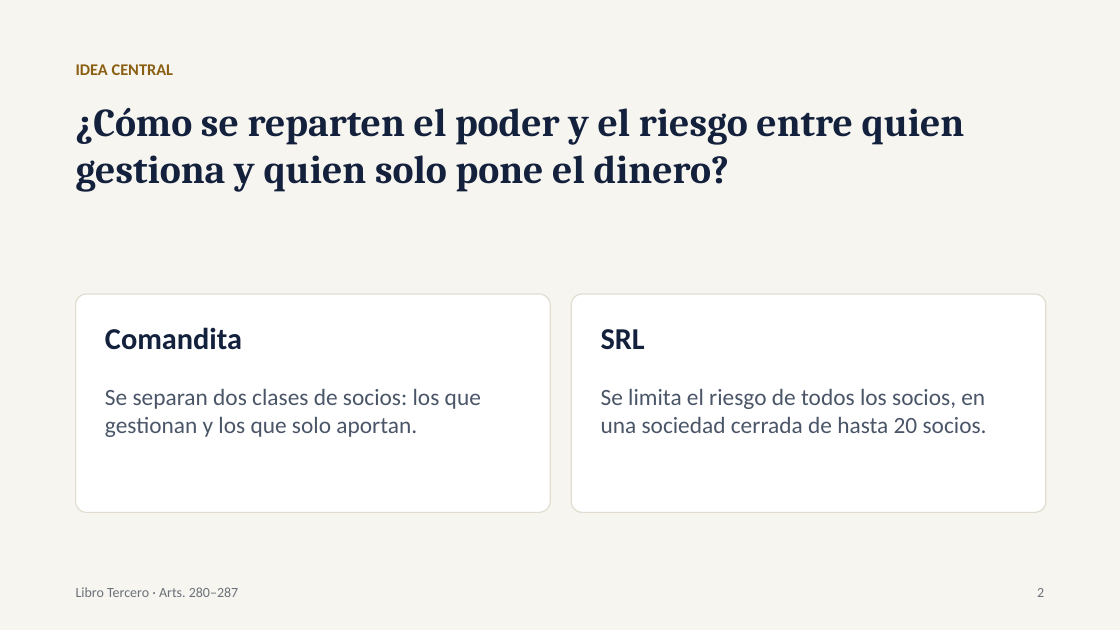
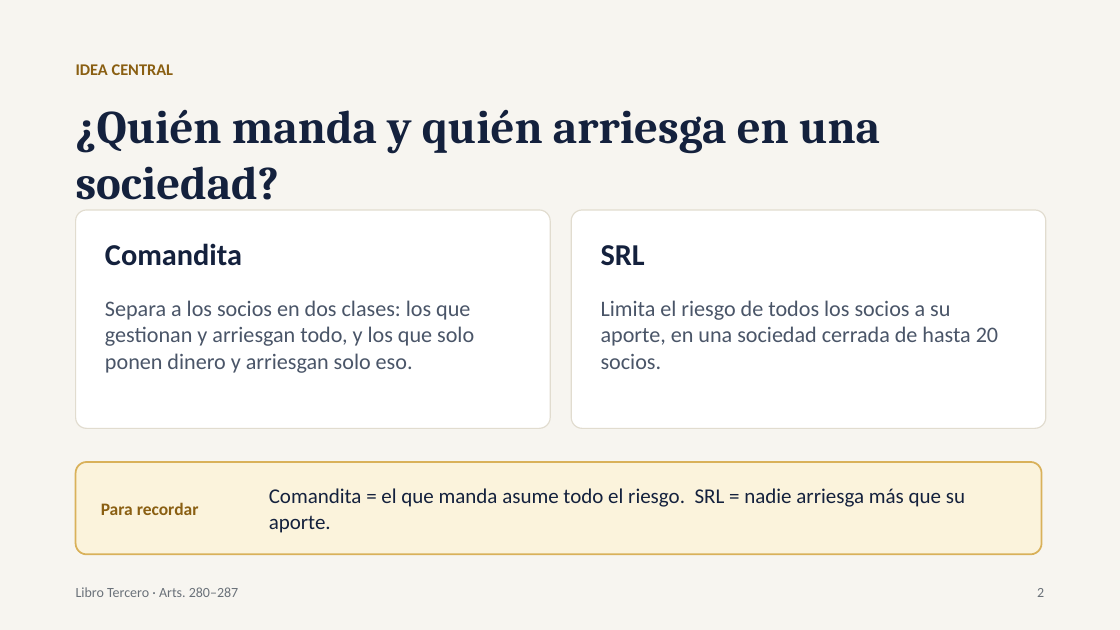
Before and after one commit to chicoma1998-ux/Eh-cloude, a slide deck: slide 2 of Comandita_y_SRL_Exposicion.pptx. Drawn at 1120x630 pixels with LibreOffice and Linux fonts; fonts in the diff are those of the drawing. Boxes give left, top, right and bottom in pixels: in the first picture for what was removed or moved away, otherwise in the second. Text is boxed around its words. In the diff, an @@ line names an element or a change of style, - is before the commit and + after.

```diff
--- a/Comandita_y_SRL_Exposicion.pptx
+++ b/Comandita_y_SRL_Exposicion.pptx
@@ text at [76, 110, 880, 200]: text changed; size 34 to 40 pt @@
-¿Cómo se reparten el poder y el riesgo entre quien gestiona y quien solo pone el dinero?
+¿Quién manda y quién arriesga en una sociedad?
@@ 2 texts, 2 rounded rectangles: place and size @@
-2 texts, 2 rounded rectangles at [76, 294, 1046, 513]
+2 texts, 2 rounded rectangles at [76, 210, 1046, 429]
@@ text at [105, 300, 474, 373]: text changed; size 20 to 19 pt @@
-Se separan dos clases de socios: los que gestionan y los que solo aportan.
+Separa a los socios en dos clases: los que gestionan y arriesgan todo, y los que solo ponen dinero y arriesgan solo eso.
@@ text at [601, 300, 998, 369]: text changed; size 20 to 19 pt @@
-Se limita el riesgo de todos los socios, en una sociedad cerrada de hasta 20 socios.
+Limita el riesgo de todos los socios a su aporte, en una sociedad cerrada de hasta 20 socios.
@@ rounded rectangle added at [76, 462, 1042, 555], fill #FBF3DC, outline #D9B15A 1.5 pt @@
@@ text added at [101, 502, 199, 515], 15 pt, text #8A5F12, bold @@
+Para recordar
@@ text added at [269, 488, 965, 533], 18 pt, text #14213D @@
+Comandita = el que manda asume todo el riesgo. SRL = nadie arriesga más que su aporte.
```
Also in this commit, not shown: 7 other slides changed, 3 slides added.
